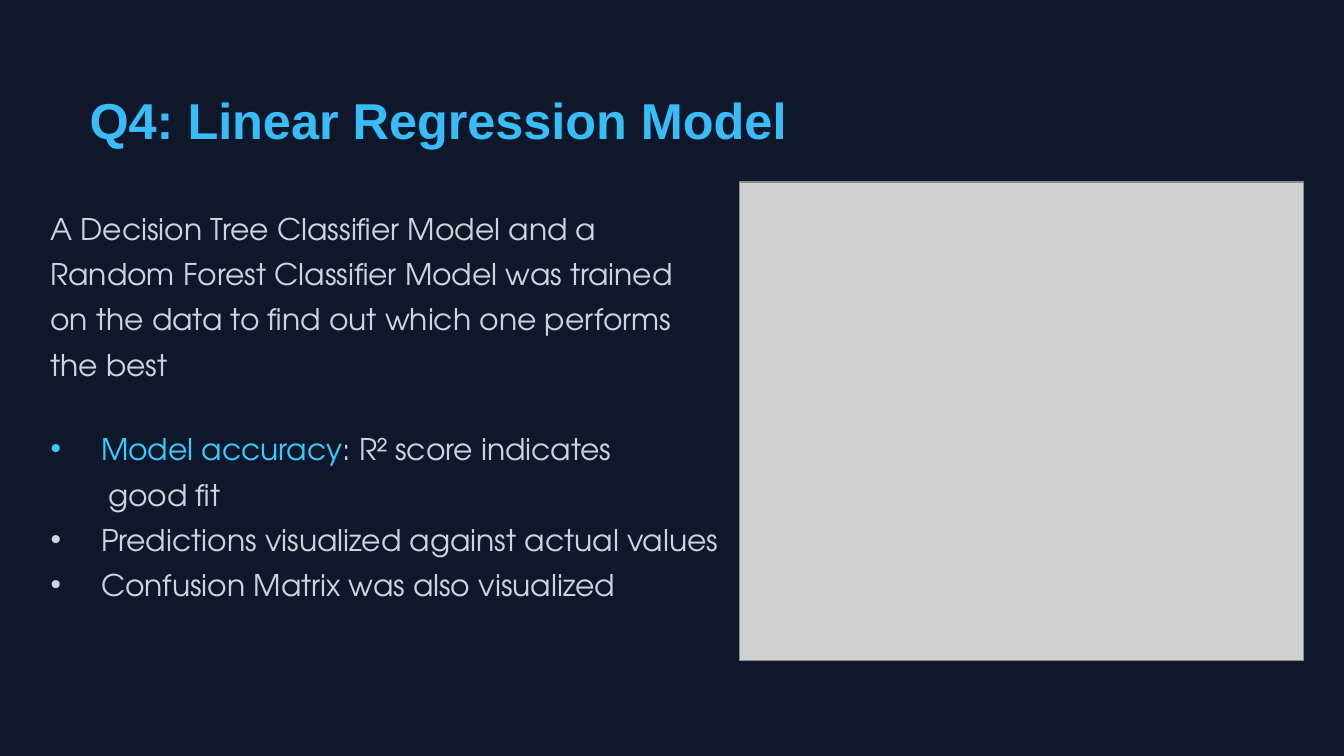
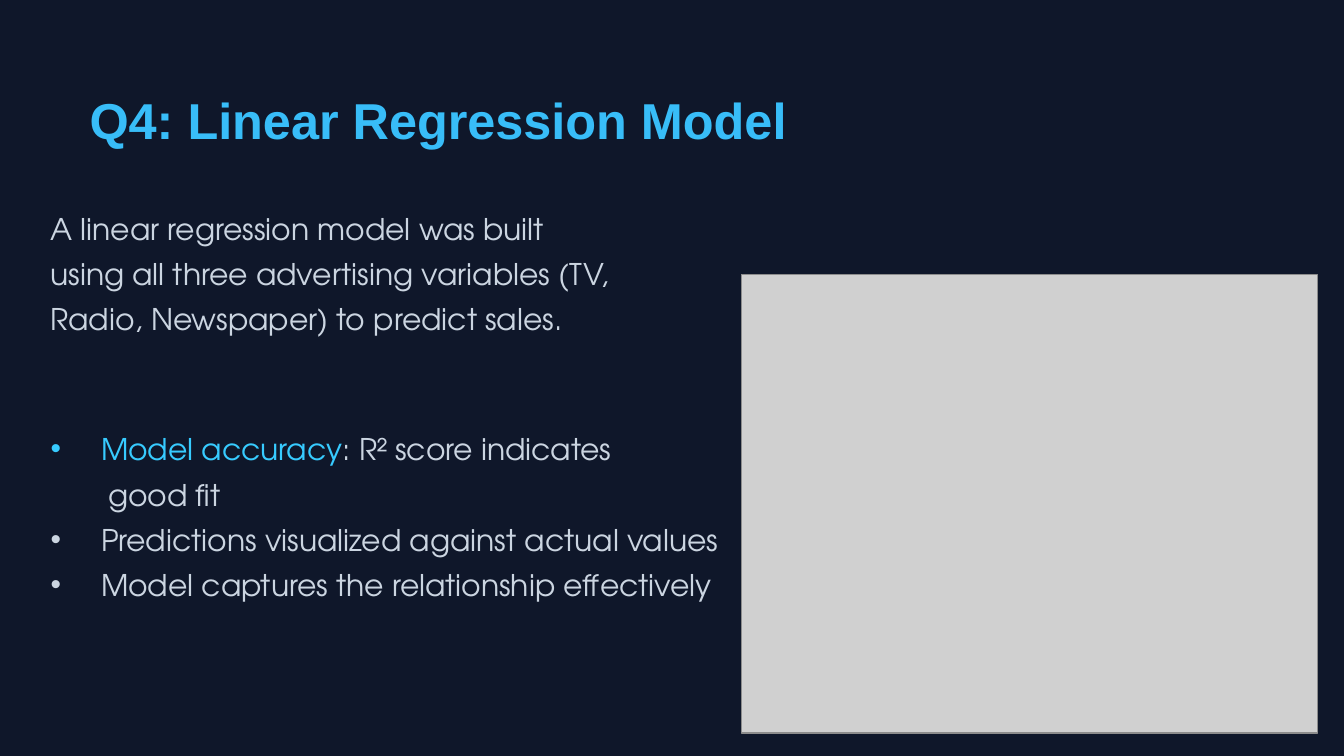
Before and after one commit to nishit-11/Sales-Prediction-Finaltics, a slide deck: slide 6 of Sales Prediction Analysis.pptx (slide 7 before the commit). Drawn at 1344x756 pixels with LibreOffice and Linux fonts; fonts in the diff are those of the drawing; grey boxes stand for pictures. Boxes give left, top, right and bottom in pixels: in the first picture for what was removed or moved away, otherwise in the second. Text is boxed around its words. In the diff, an @@ line names an element or a change of style, - is before the commit and + after.

```diff
--- a/Sales Prediction Analysis.pptx
+++ b/Sales Prediction Analysis.pptx
@@ text at [51, 218, 609, 337]: text changed @@
-A Decision Tree Classifier Model and a
-Random Forest Classifier Model was trained
-on the data to find out which one performs
-the best
+A linear regression model was built
+using all three advertising variables (TV,
+Radio, Newspaper) to predict sales.
@@ picture: place and size @@
-picture at [739, 181, 1304, 660]
+picture at [742, 274, 1318, 732]
@@ text at [101, 574, 712, 602]: text changed @@
-• Confusion Matrix was also visualized
+• Model captures the relationship effectively
```
Also in this commit, not shown: 4 other slides changed, 3 slides added, 3 slides removed.
